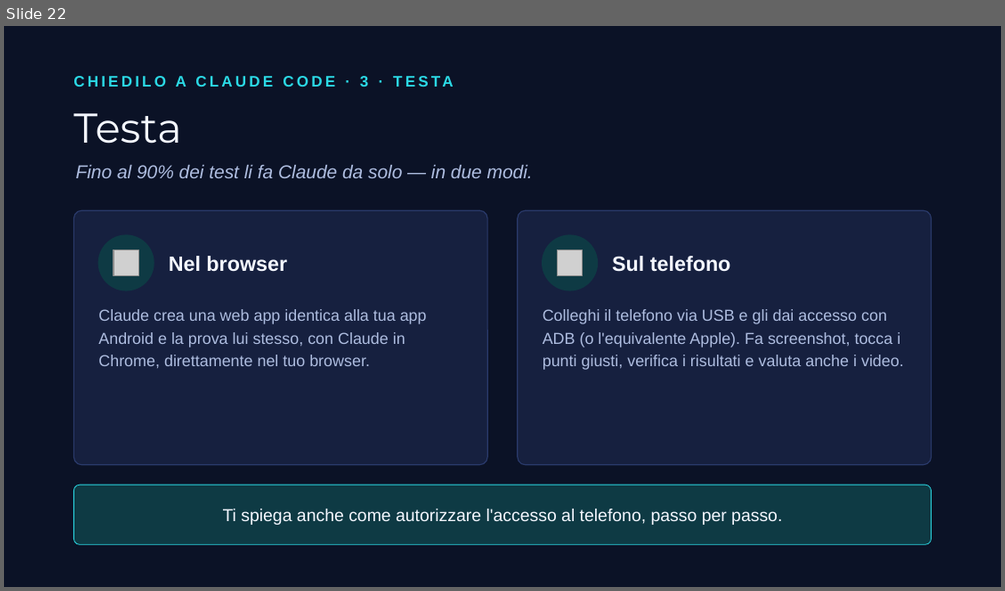
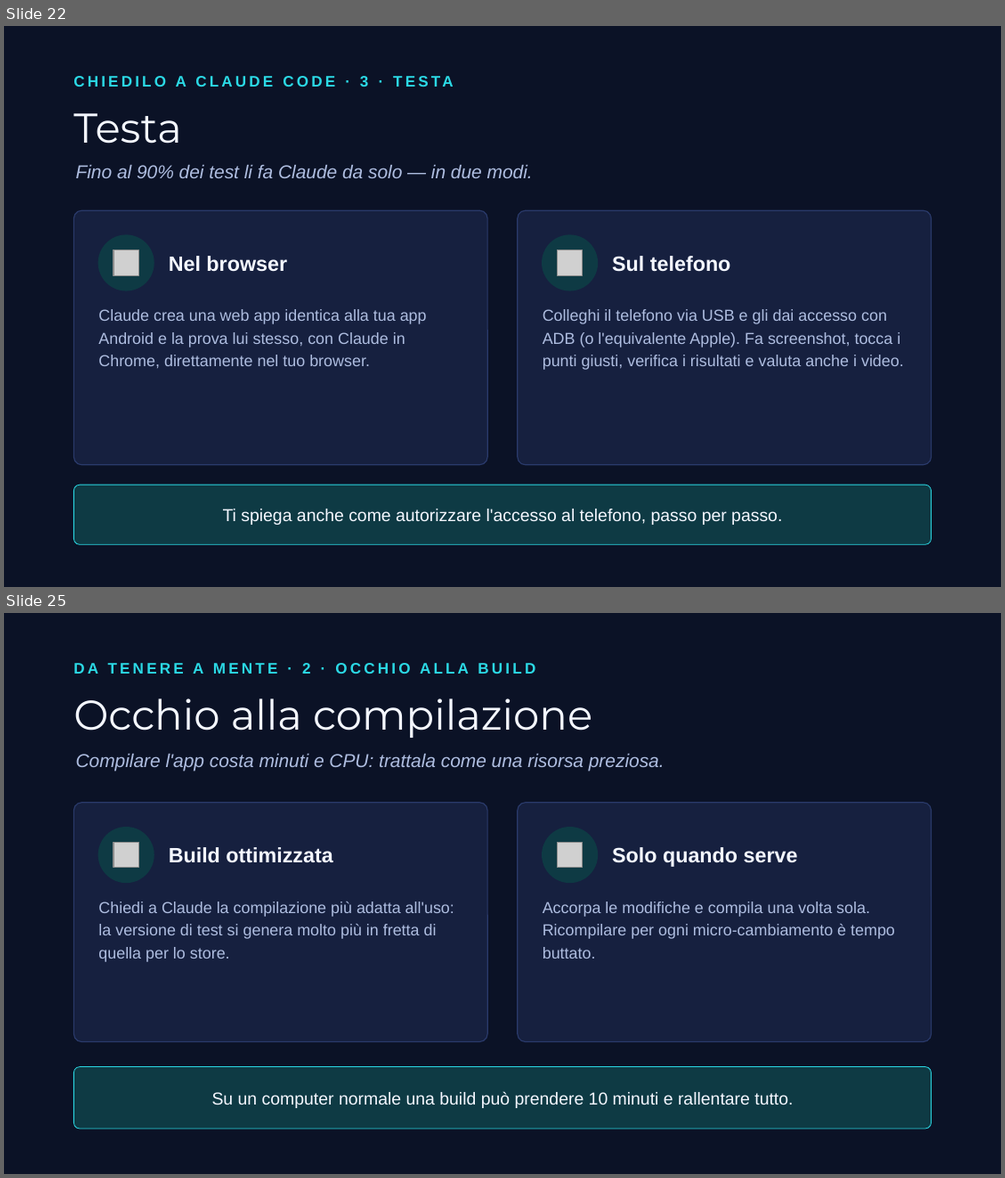
Before and after one commit to albertocabasvidani/beybladex-score, a slide deck: video/slide-video-ai.pptx. Shown one above the other, each under a label of ours: slide 22 before the commit, slides 22 and 25 after it; the slides between them are not shown. The pictures are 1005x591 and 1005x1178 pixels, drawn with LibreOffice and Linux fonts; fonts in the diff are those of the drawing; grey boxes stand for pictures. Boxes give left, top, right and bottom in pixels: in the first picture for what was removed or moved away, otherwise in the second. Text is boxed around its words. In the diff, an @@ line names an element or a change of style, - is before the commit and + after.

```diff
--- a/video/slide-video-ai.pptx
+++ b/video/slide-video-ai.pptx
@@ slide 25 added at (x1=4, y1=613, x2=1001, y2=1174), background #0B1226 @@
@@ text added at (x1=73, y1=663, x2=535, y2=674), 11 pt, text #2BD9E5, bold @@
+DA TENERE A MENTE · 2 · OCCHIO ALLA BUILD
@@ text added at (x1=73, y1=698, x2=592, y2=738), 30 pt, text #F4F7FF @@
+Occhio alla compilazione
@@ text added at (x1=76, y1=754, x2=664, y2=771), 13.5 pt, text #AEBDE0, italic @@
+Compilare l'app costa minuti e CPU: trattala come una risorsa preziosa.
@@ rounded rectangle added at (x1=73, y1=803, x2=487, y2=1042), fill #16203F, outline #2A3A6B 0.75 pt @@
@@ rounded rectangle added at (x1=518, y1=803, x2=931, y2=1042), fill #16203F, outline #2A3A6B 0.75 pt @@
@@ ellipse added at (x1=98, y1=827, x2=154, y2=882), fill #0E3A44, outline #0E3A44 1 pt @@
@@ picture added at (x1=113, y1=843, x2=138, y2=868) @@
@@ text added at (x1=169, y1=847, x2=332, y2=863), 15 pt, text #F4F7FF, bold @@
+Build ottimizzata
@@ ellipse added at (x1=542, y1=827, x2=597, y2=882), fill #0E3A44, outline #0E3A44 1 pt @@
@@ picture added at (x1=558, y1=843, x2=582, y2=868) @@
@@ text added at (x1=612, y1=847, x2=798, y2=867), 15 pt, text #F4F7FF, bold @@
+Solo quando serve
@@ text added at (x1=98, y1=901, x2=454, y2=962), 11.5 pt, text #AEBDE0 @@
+Chiedi a Claude la compilazione più adatta all'uso: la versione di test si genera molto più in fretta di quella per lo store.
@@ text added at (x1=542, y1=901, x2=895, y2=958), 11.5 pt, text #AEBDE0 @@
+Accorpa le modifiche e compila una volta sola. Ricompilare per ogni micro-cambiamento è tempo buttato.
@@ rounded rectangle added at (x1=73, y1=1067, x2=931, y2=1128), fill #0E3A44, outline #2BD9E5 0.5 pt @@
@@ text added at (x1=212, y1=1091, x2=793, y2=1108), 12.5 pt, text #F4F7FF @@
+Su un computer normale una build può prendere 10 minuti e rallentare tutto.
```
Also in this commit, not shown: 3 other slides added, 1 other file.
